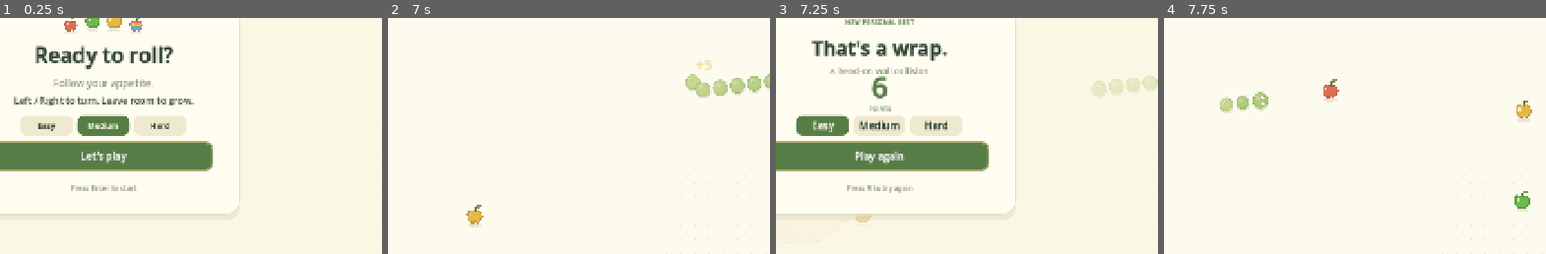
Above: before the commit, frames 1-4 (left to right).
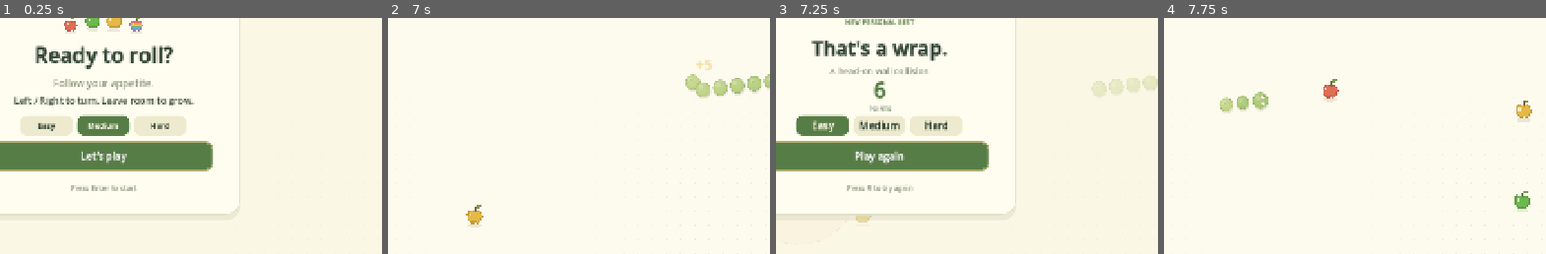
Above: after the commit, the same moments.

Repository: PPMark0712/SmoothSnake
Game: Godot game, scene res://scenes/main.tscn
The game is run twice, just before and just after one commit, with the same random seed, the same clock (stepped at 60 frames per second) and the same inputs.
Inputs:
- Up to frame 1 (0.25 s): no input
- Up to frame 2 (7 s): click "Let's play" at 0.5 s; click "II Pause" at 1.25 s; click "Easy" at 2 s; click "Sound on" at 2.75 s; click "Sound off" at 3.5 s; hold D 4.28-5.03 s; tap R every 0.75 s from 4.35 to 6.6 s; hold Left 5.03-5.78 s; hold D from 5.78 s (still down)
- Up to frame 3 (7.25 s): keep holding D
- Up to frame 4 (7.75 s): release D at 7.25 s; click "Play again" at 7.25 s
The pictures show only the part of the screen within x 35-85%, y 32-81%; the shares and areas given below are measured in that part.

Frames 1-2 are identical in both runs. In frame 3, 0.3% of the frame differs, in the area x 25-30%, y 24-35%; in frame 4, nothing differs.

Commit message:
Polish README and game over UI

Diff:
--- a/scripts/game.gd
+++ b/scripts/game.gd
@@ -714,7 +714,7 @@
 		)
 		center_text("That's a wrap.", Vector2(720, 368), 36, INK, bold)
 		center_text(death_reason, Vector2(720, 402), 16, MUTED)
-		center_text(str(model.score), Vector2(720, 446), 54, GREEN, bold)
+		center_text(str(model.score), Vector2(720, 446), 40, GREEN, bold)
 		center_text("POINTS", Vector2(720, 469), 11, MUTED, bold)
 		center_text("Press R to try again", Vector2(720, 615), 13, MUTED)
 
--- a/tests/run.gd
+++ b/tests/run.gd
@@ -51,21 +51,14 @@
 	for points in range(1, 6):
 		model.award_apple(Model.Apple.RED, model.head)
 		check(model.body.size() == 2 + points, "One new body ball per point through five")
-	var last_length := Model.length_at(0)
-	var last_radius := Model.radius_at(0)
-	var last_increment := INF
-	for points in range(1, 10001):
-		var length_value := Model.length_at(points)
-		var radius_value := Model.radius_at(points)
-		check(length_value > last_length, "Length strictly grows at %d" % points)
-		check(radius_value > last_radius, "Width strictly grows at %d" % points)
-		if points > 6:
-			check(
-				length_value - last_length <= last_increment + 0.00001, "Length growth decelerates"
-			)
-		last_increment = length_value - last_length
-		last_length = length_value
-		last_radius = radius_value
+	check(is_equal_approx(Model.radius_at(0), 11.0), "Radius function has the expected baseline")
+	check(is_equal_approx(Model.gap_at(0), 8.0), "Gap function has the expected baseline")
+	check(is_equal_approx(Model.length_at(0), 62.64), "Length function has the expected baseline")
+	check(Model.length_at(6) > Model.length_at(5), "Length grows across the five-point branch")
+	check(
+		Model.length_at(25) - Model.length_at(15) < Model.length_at(15) - Model.length_at(5),
+		"Length function decelerates",
+	)
 	check(Model.radius_at(15) / Model.radius_at(5) > 1.15, "Ten points noticeably increase width")
 	check(Model.length_at(15) / Model.length_at(5) > 1.6, "Ten points noticeably increase length")
 
Not shown, changed: README.md
